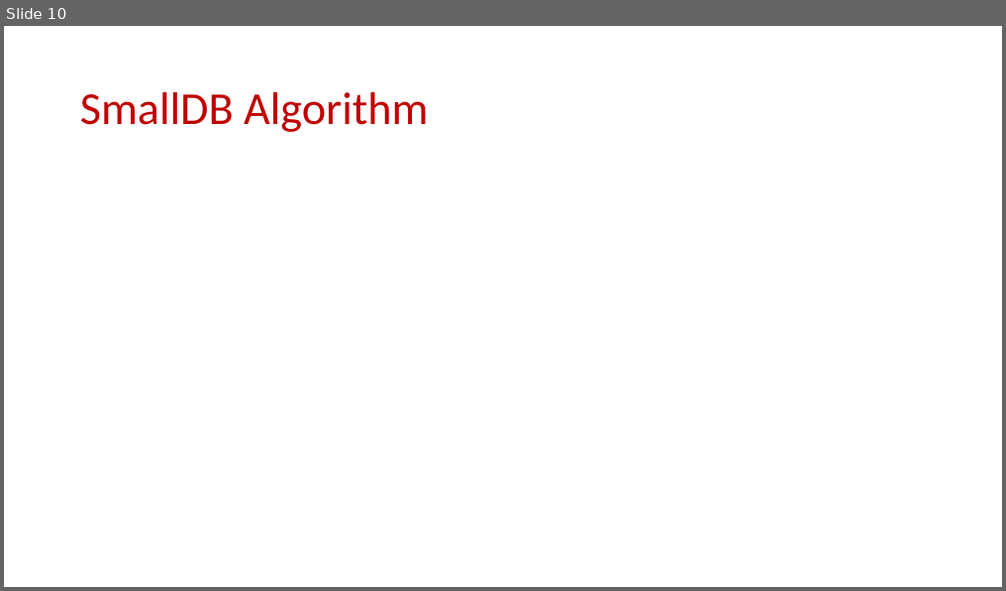
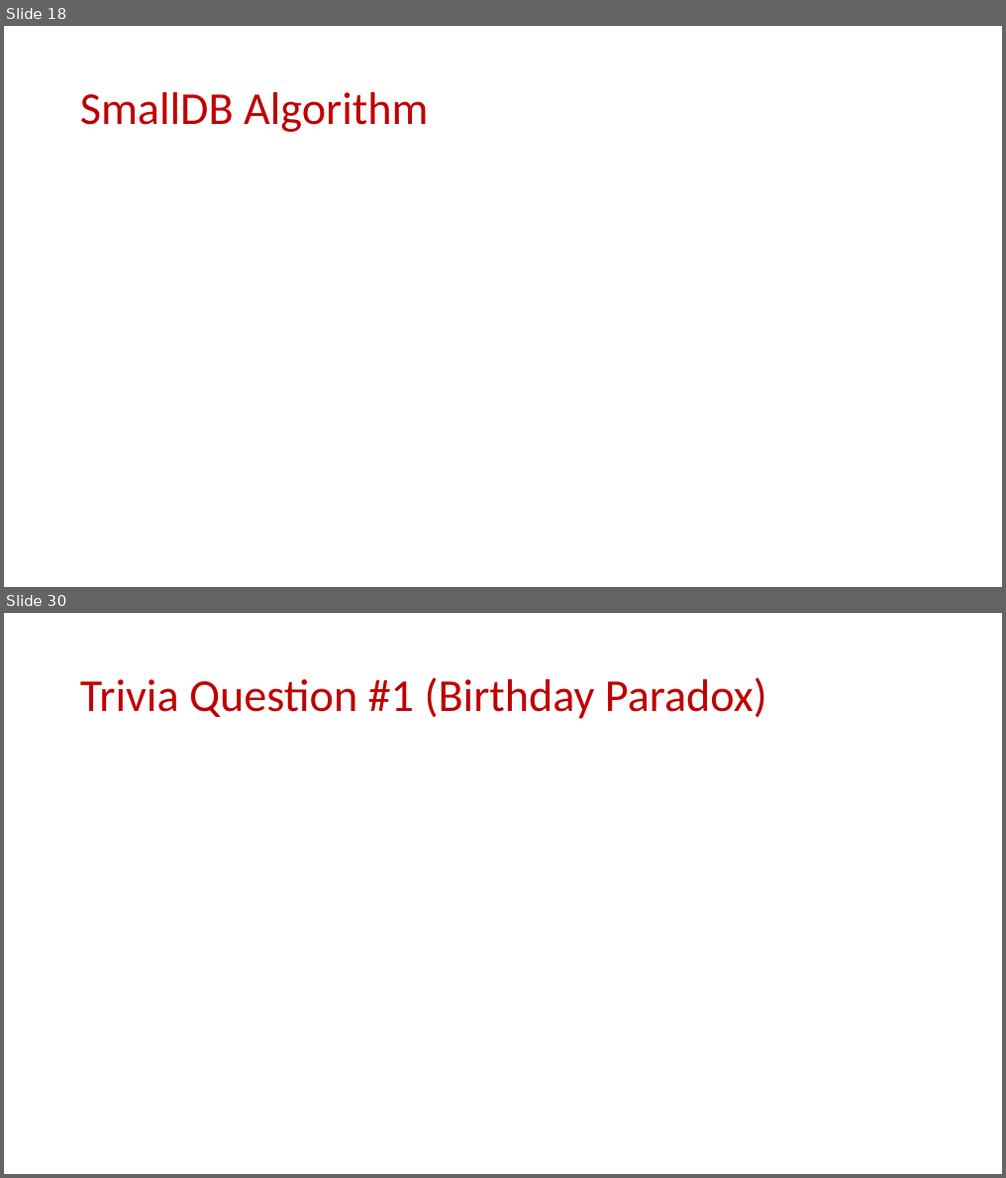
Before and after one commit to samsonzhou/samsonzhou.github.io, a slide deck: CSCE658-S24/L22.pptx. Shown one above the other, each under a label of ours: slide 10 before the commit, slides 18 and 30 after it; the slides between them are not shown. The pictures are 1006x591 and 1006x1178 pixels, drawn with LibreOffice and Linux fonts; fonts in the diff are those of the drawing; grey boxes stand for pictures. Boxes give left, top, right and bottom in pixels: in the first picture for what was removed or moved away, otherwise in the second. Text is boxed around its words. In the diff, an @@ line names an element or a change of style, - is before the commit and + after.

```diff
--- a/CSCE658-S24/L22.pptx
+++ b/CSCE658-S24/L22.pptx
@@ slide 30 added at bbox=[4, 613, 1002, 1174], background #FFFFFF @@
@@ title added at bbox=[80, 677, 767, 719], 44 pt, text #C00000 @@
+Trivia Question #1 (Birthday Paradox)
@@ what was slide 10 is now slide 18 @@
```
Also in this commit, not shown: 1 slide changed, 34 other slides added.
